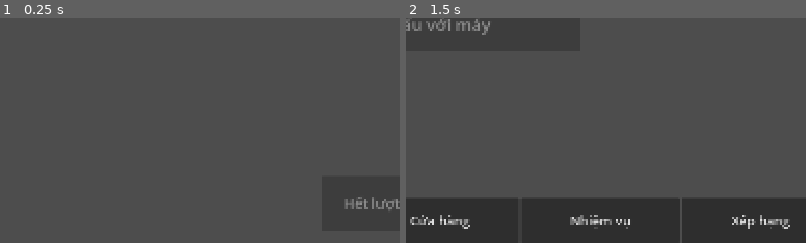
Above: before the commit, frames 1-2 (left to right).
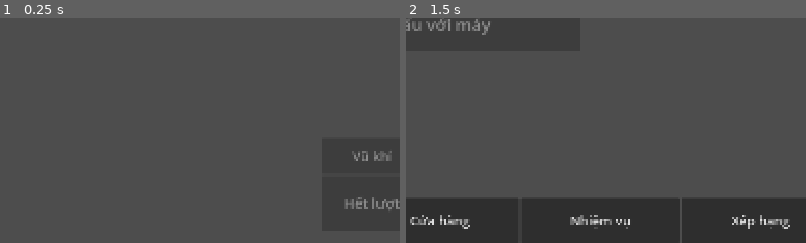
Above: after the commit, the same moments.

Repository: zendF1/battle-squad-game
Game: Godot game, scene res://match/match_screen.tscn
The game is run twice, just before and just after one commit, with the same random seed, the same clock (stepped at 60 frames per second) and the same inputs. This scene is started directly instead of the project's main scene.
Inputs:
- Up to frame 1 (0.25 s): no input
- Up to frame 2 (1.5 s): click "Thoát" at 0.5 s; click "Chơi" at 1.25 s
The pictures show only the part of the screen within x 46-96%, y 50-100%; the shares and areas given below are measured in that part.

The runs differ from the first frame. In frame 1, 0.1% of the frame differs, in the area x 88-98%, y 59-64%; in frame 2, nothing differs.

Commit message:
feat: weapon/skill row in the match HUD; Shoot carries actionMode skill when armed, heal skill fires on tap
- skill button shows name and energy ("Bắn 3 tia 40/100", "Bắn 3 tia ⚡"), enabled only on my turn at 100
- skill mode is local, back to weapon after a fire and at every turn start
- triple_shot previews three arcs; healing_bloom sends Shoot {90, 50, skill} through _commit_action
- skill energy from snapshots, TurnStarted and ShotResolved.skillEnergy
- status events show "Bị lưới" / "Bị đóng băng"; other effects show nothing

Diff:
--- a/match/hud.gd
+++ b/match/hud.gd
@@ -1,10 +1,13 @@
 extends Control
-## Match HUD: turn, timer, wind, move buttons + energy, aim readout, end turn, result panel.
+## Match HUD: turn, timer, wind, weapon/skill row, move buttons + energy, aim readout, end turn,
+## result panel.
 ## Layout is containers only, so it adapts to wide phones (stretch aspect "expand").
 
 signal move_pressed(dir: int)
 signal move_released
 signal end_turn_pressed
+signal weapon_pressed
+signal skill_pressed
 signal leave_pressed
 
 const Ui := preload("res://ui/ui.gd")
@@ -17,6 +20,8 @@
 var _left: Button
 var _right: Button
 var _end_turn: Button
+var _weapon: Button
+var _skill: Button
 var _result: Control
 var _result_title: Label
 var _result_detail: Label
@@ -52,6 +57,18 @@
 	top.add_child(_wind)
 
 	rows.add_child(_expand_v(_ignore(Control.new())))
+
+	# Weapon / skill: toggle buttons whose pressed look always shows the controller's mode
+	# (set_actions), whatever a click did to them.
+	var actions: HBoxContainer = _ignore(HBoxContainer.new())
+	actions.add_theme_constant_override("separation", 16)
+	actions.alignment = BoxContainer.ALIGNMENT_END
+	rows.add_child(actions)
+	_weapon = _mode_button("Vũ khí", weapon_pressed)
+	actions.add_child(_weapon)
+	_skill = _mode_button("", skill_pressed)
+	_skill.visible = false
+	actions.add_child(_skill)
 
 	var bottom: HBoxContainer = _ignore(HBoxContainer.new())
 	bottom.add_theme_constant_override("separation", 16)
@@ -121,6 +138,17 @@
 		_aim.text = ""
 
 
+## The weapon/skill row. skill_label empty hides the skill button (unknown character). The
+## label carries the energy, so it is shown even while both buttons are disabled.
+func set_actions(skill_label: String, weapon_enabled: bool, skill_enabled: bool, armed: bool) -> void:
+	_skill.visible = skill_label != ""
+	_skill.text = skill_label
+	_weapon.disabled = not weapon_enabled
+	_skill.disabled = not skill_enabled
+	_weapon.set_pressed_no_signal(not armed)
+	_skill.set_pressed_no_signal(armed)
+
+
 func show_result(title: String, detail: String) -> void:
 	_result_title.text = title
 	_result_detail.text = detail
@@ -132,6 +160,15 @@
 	b.custom_minimum_size = Vector2(120, 110)
 	b.button_down.connect(move_pressed.emit.bind(dir))
 	b.button_up.connect(move_released.emit)
+	return b
+
+
+func _mode_button(text: String, sig: Signal) -> Button:
+	var b := Ui.button(text, 26)
+	b.custom_minimum_size = Vector2(200, 72)
+	b.toggle_mode = true
+	b.focus_mode = FOCUS_NONE
+	b.pressed.connect(sig.emit)
 	return b
 
 
--- a/match/match_screen.gd
+++ b/match/match_screen.gd
@@ -15,6 +15,7 @@
 const AimInput := preload("res://match/aim/aim_input.gd")
 const MoveSync := preload("res://match/move/move_sync.gd")
 const Hud := preload("res://match/hud.gd")
+const Skills := preload("res://match/skills.gd")
 
 const ACTION_INTERVAL := 0.25 # server drops actions closer than 150 ms
 const MOVE_ACK_GAP := 0.16 # Shoot/EndTurn wait this long after the last answer to a Move
@@ -40,6 +41,7 @@
 var _turn_resolved := false # this turn's shot was answered: the server takes no more actions
 var _move_ack_at := -10_000_000 # Time.get_ticks_usec() when the last PlayerMoved for my Moves was handled
 var _disconnected := false
+var _skill_armed := false # my next Shoot uses the skill; local only, back to weapon after a fire
 
 var _mask := TerrainMask.new()
 var _moves := MoveSync.new()
@@ -85,6 +87,8 @@
 	_hud.move_pressed.connect(func(dir: int) -> void: _hold_dir = dir)
 	_hud.move_released.connect(func() -> void: _hold_dir = 0)
 	_hud.end_turn_pressed.connect(_on_end_turn)
+	_hud.weapon_pressed.connect(_on_weapon_pressed)
+	_hud.skill_pressed.connect(_on_skill_pressed)
 	_hud.leave_pressed.connect(_on_leave)
 
 	var snap: Dictionary = Router.match_snapshot
@@ -171,6 +175,7 @@
 	_hold_dir = 0
 	_resync_in = 0.0
 	if not continuing:
+		_skill_armed = false # every turn starts with the weapon
 		_awaiting_shot = 0.0
 		_committing = false
 		_commit_sent = false
@@ -201,6 +206,15 @@
 func _refresh_controls() -> void:
 	var can := _can_act()
 	_hud.set_controls_enabled(can)
+	var skill := _my_skill()
+	var energy := int(_players.get(_me, {}).get("skillEnergy", 0))
+	var skill_usable := can and not skill.is_empty() and Skills.is_ready(energy)
+	if not skill_usable:
+		_skill_armed = false
+	_hud.set_actions("" if skill.is_empty() else Skills.button_label(skill, energy), can, skill_usable, _skill_armed)
+	var offsets: Array = skill["offsets"] if _skill_armed else [0.0]
+	if _aim.preview_offsets != offsets:
+		_aim.preview_offsets = offsets
 	_aim.enabled = can
 	if can:
 		_aim.shooter_pos = _views[_me].position
@@ -239,9 +253,12 @@
 			_on_player_moved(data)
 		"ShotResolved":
 			_awaiting_shot = 0.0
+			var shooter := str(data.get("shooterId", ""))
+			if _players.has(shooter) and data.has("skillEnergy"):
+				_players[shooter]["skillEnergy"] = int(data["skillEnergy"]) # 0 after a skill
 			_turn_resolved = true # the server takes no more actions until TurnStarted
 			_hud.pause_timer() # resumed by the next TurnTimerTick / TurnStarted
-			_snap_to_server(str(data.get("shooterId", "")))
+			_snap_to_server(shooter)
 			_shot_player.play(ShotTimeline.new(data))
 			_refresh_controls()
 		"PlayerDamaged": # lava at turn start (shot damage comes in ShotResolved)
@@ -322,7 +339,9 @@
 		"die":
 			_kill(id)
 		"status":
-			_popup(id, str(e.get("effectId", "")), Color(0.7, 0.85, 1))
+			var text := Skills.status_label(str(e.get("effectId", "")))
+			if text != "":
+				_popup(id, text, Color(0.7, 0.85, 1))
 
 
 func _on_shot_finished() -> void:
@@ -357,8 +376,32 @@
 func _on_fire(angle: float, power: float) -> void:
 	if not _can_act():
 		return
+	var mode := "skill" if _skill_armed else "weapon"
+	_skill_armed = false # back to the weapon after a fire, even if the server drops the Shoot
 	_hud.pause_timer() # the server stops the clock once it takes the shot
-	await _commit_action("Shoot", {"angle": angle, "power": power, "actionMode": "weapon"})
+	await _commit_action("Shoot", {"angle": angle, "power": power, "actionMode": mode})
+
+
+func _on_weapon_pressed() -> void:
+	_skill_armed = false
+	_refresh_controls()
+
+
+## An aimed skill toggles skill mode; one without aim (healing_bloom) is used at once, through
+## the same commit path as a shot.
+func _on_skill_pressed() -> void:
+	var skill := _my_skill()
+	var charged := Skills.is_ready(int(_players.get(_me, {}).get("skillEnergy", 0)))
+	if not _can_act() or skill.is_empty() or not charged:
+		_refresh_controls()
+		return
+	if bool(skill["needs_aim"]):
+		_skill_armed = not _skill_armed
+		_refresh_controls()
+		return
+	_skill_armed = false
+	_hud.pause_timer()
+	await _commit_action("Shoot", {"angle": Skills.NO_AIM_ANGLE, "power": Skills.NO_AIM_POWER, "actionMode": "skill"})
 
 
 func _on_end_turn() -> void:
@@ -439,6 +482,10 @@
 
 # ── Helpers ──────────────────────────────────────────────────────────────────
 
+func _my_skill() -> Dictionary:
+	return Skills.for_character(str(_players.get(_me, {}).get("characterId", "")))
+
+
 func _pos(id: String) -> Vector2:
 	return _vec(_players[id]["position"])
 
